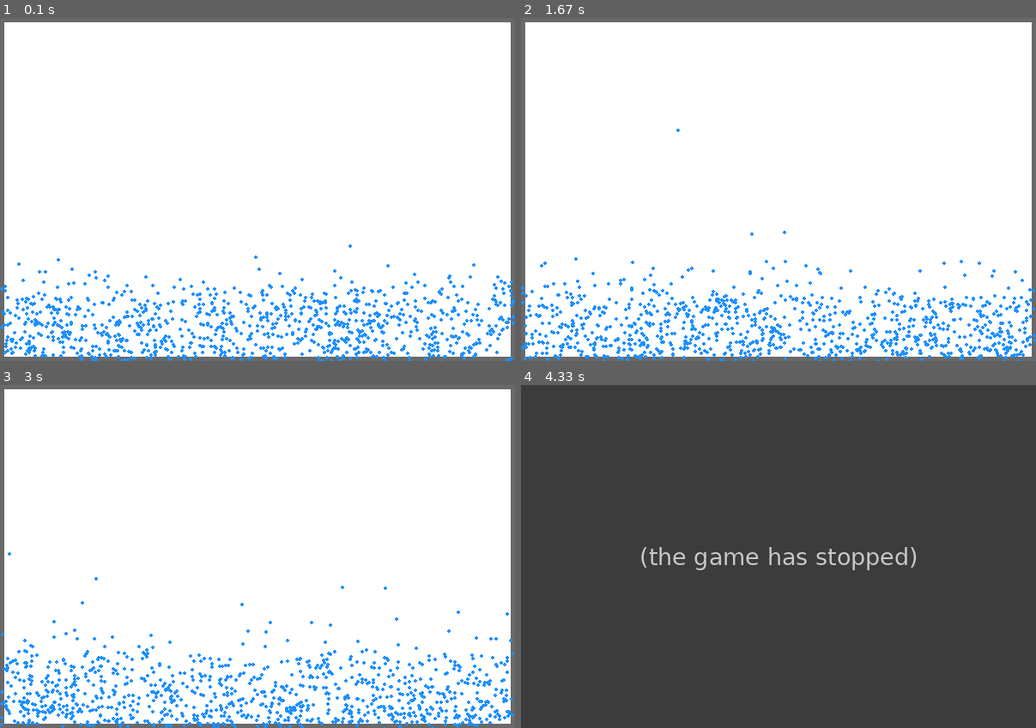
Above: before the commit, frames 1-4 (two rows, left to right).
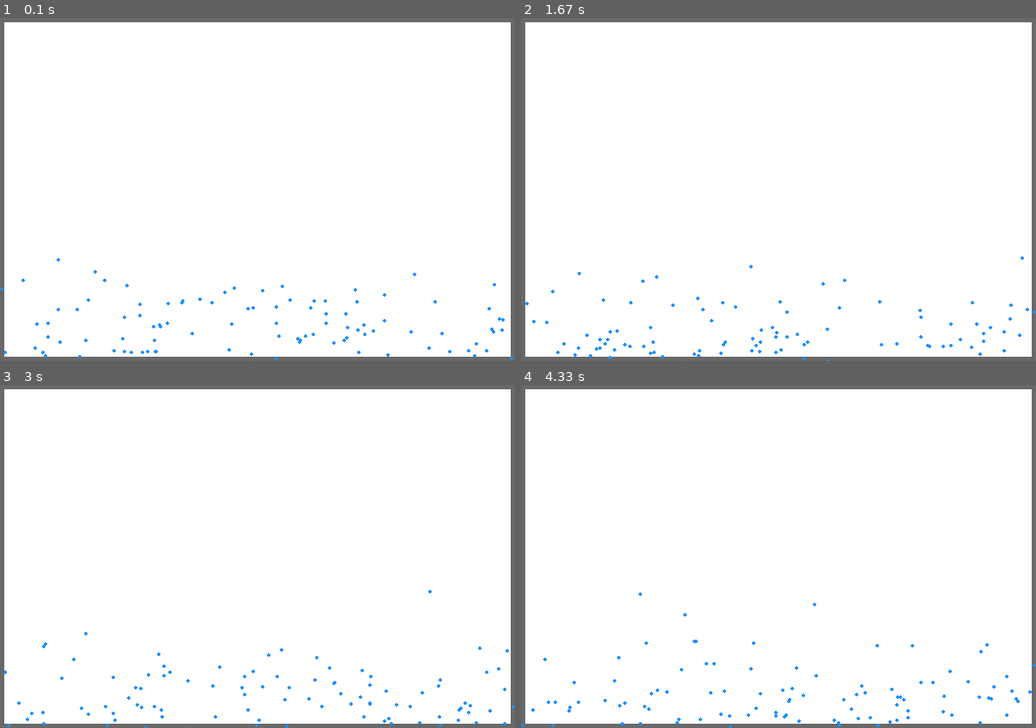
Above: after the commit, the same moments.

Repository: MaratZakirov/maxgas
Game: pygame game, started from simulations/particle/planar.py
Same seed, same stepped clock (60 frames per second), same inputs: the game is played once before the commit and once after it.
Inputs:
- Up to frame 1 (0.1 s): no input
- Up to frame 2 (1.67 s): no input
- Up to frame 3 (3 s): no input
- Up to frame 4 (4.33 s): no input

The runs differ from the first frame. In frame 1, 4.0% of the frame differs, in the area x 0-100%, y 66-100%; in frame 2, 4.7%; in frame 3, 4.8%; in frame 4, 100%, in the area x 0-100%, y 0-100%.
Before the commit the program exited at 3.35 s; later frames show no game.

Commit message:
random deflation + equillibrium iterations

Diff:
--- a/simulations/particle/planar.py
+++ b/simulations/particle/planar.py
@@ -22,6 +22,7 @@
 
 class Particle:
     def __init__(self, x, y, radius, speed_x, speed_y, mass=1.0, dt=1.0):
+        self.whit = False
         self.mass = mass
         self.dt = dt
         self.x = x
@@ -31,16 +32,18 @@
         self.vy = speed_y
         self.E_init = self.mass*(HEIGHT - self.y)*GRAVITY + self.mass*0.5*(self.vx**2 + self.vy**2)
 
-    # Correct speed by initial energy
-    # TODO remove as it perfectly fine
-    def energy_correction(self):
-        #E_p = (HEIGHT - self.y) * GRAVITY
-        #E_k = 0.5 * (self.vx ** 2 + self.vy ** 2)
-        #coef = np.sqrt((self.E_init - E_p)/E_k)
-        #self.vx *= coef
-        #self.vy *= coef
+    # Check energy conservation
+    def check_particle_energy(self):
         E_cur = self.mass*(HEIGHT - self.y)*GRAVITY + self.mass*0.5*(self.vx**2 + self.vy**2)
         assert max(self.E_init, E_cur)/min(self.E_init, E_cur) < 1.001, f"E_init:{self.E_init} vs E_cur:{E_cur}"
+
+    def random_deflect(self):
+        mag = np.sqrt(self.vx**2 + self.vy**2)
+        self.vx += self.vx*np.clip(0.2*np.random.randn(), a_min=-0.3, a_max=0.3)
+        self.vy += self.vy*np.clip(0.2*np.random.randn(), a_min=-0.3, a_max=0.3)
+        nmag = np.sqrt(self.vx**2 + self.vy**2)
+        self.vx *= mag/nmag
+        self.vy *= mag/nmag
 
     def move(self):
         # Leapfrog integration:
@@ -49,33 +52,41 @@
         self.y += self.vy*self.dt + 0.5*GRAVITY*(self.dt**2)
         self.vy += GRAVITY*self.dt
 
+        if self.whit:
+            self.whit = False
+            self.random_deflect()
+
         # Boundary collision checks with walls (elastic bounce):
         # Left and right walls
         if self.x - self.radius < 0:
             self.x = self.radius
             self.vx = -self.vx
+            self.whit = True
         elif self.x + self.radius > WIDTH:
             self.x = WIDTH - self.radius
             self.vx = -self.vx
+            self.whit = True
 
         # Top wall
         if self.y - self.radius < 0:
             #self.y = self.radius
             self.vy = -self.vy
+            self.whit = True
 
         # Bottom wall
         if self.y + self.radius > HEIGHT:
             #self.y = HEIGHT - self.radius
             self.vy = -self.vy
+            self.whit = True
 
-        self.energy_correction()
+        self.check_particle_energy()
 
     def draw(self, screen):
         pygame.draw.circle(screen, BALL_COLOR, (int(self.x), int(self.y)), self.radius)
 
 # Create a list of balls with random starting positions and velocities
 balls = []
-for _ in range(1000):
+for _ in range(100):
     radius = 2
     x = random.randint(radius, WIDTH - radius)
     y = random.randint(int(0.8*HEIGHT), HEIGHT - 3*radius)  # Spawn higher so gravity effect is visible
@@ -87,7 +98,8 @@
 running = True
 
 data = []
-max_ticks = 200
+equ_ticks = 300 # equilibrium
+max_ticks = 400 # overall ticks
 cur_tick = 0
 
 while running:
@@ -107,7 +119,9 @@
 
     # Move and draw each ball
     for ball in balls:
-        data.append([HEIGHT - ball.y, (ball.vx**2 + ball.vy**2)/2])
+        # first make system enter equilibrium state
+        if cur_tick > equ_ticks:
+            data.append([HEIGHT - ball.y, (ball.vx**2 + ball.vy**2)/2])
         ball.move()
         ball.draw(screen)
 
